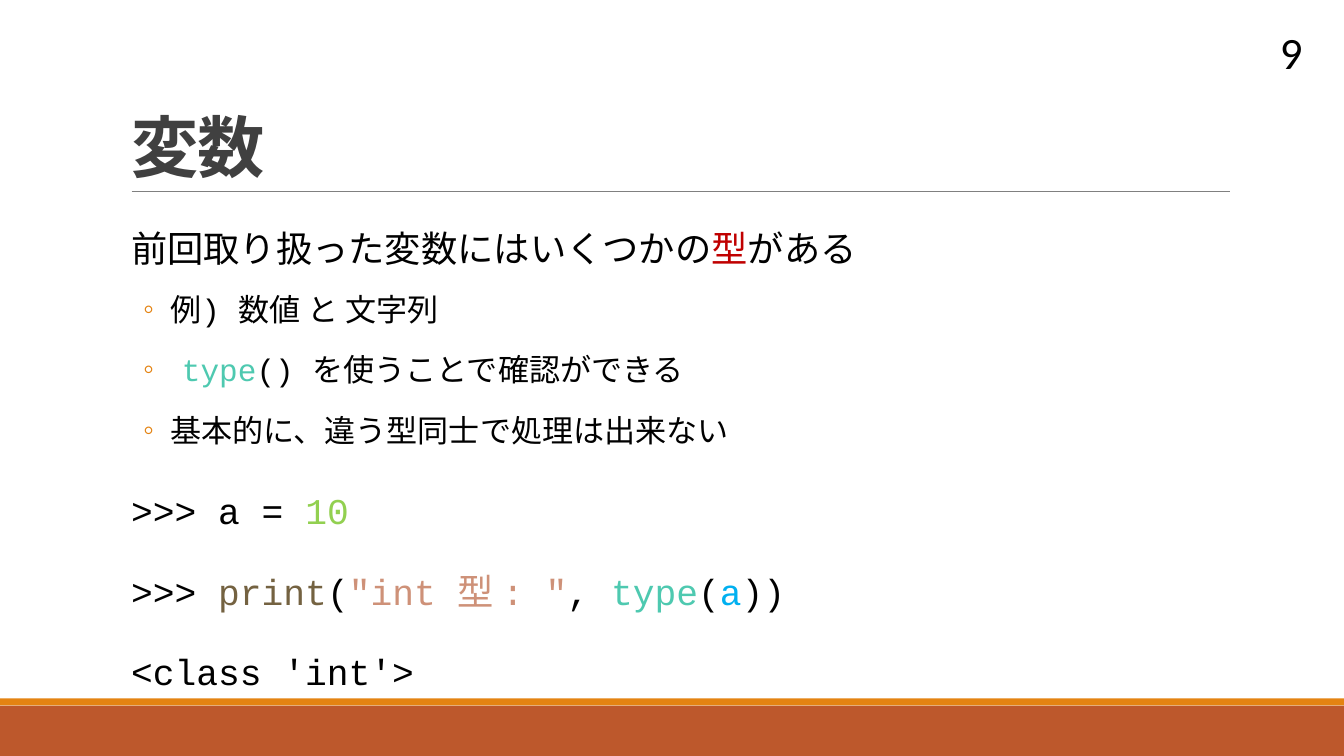
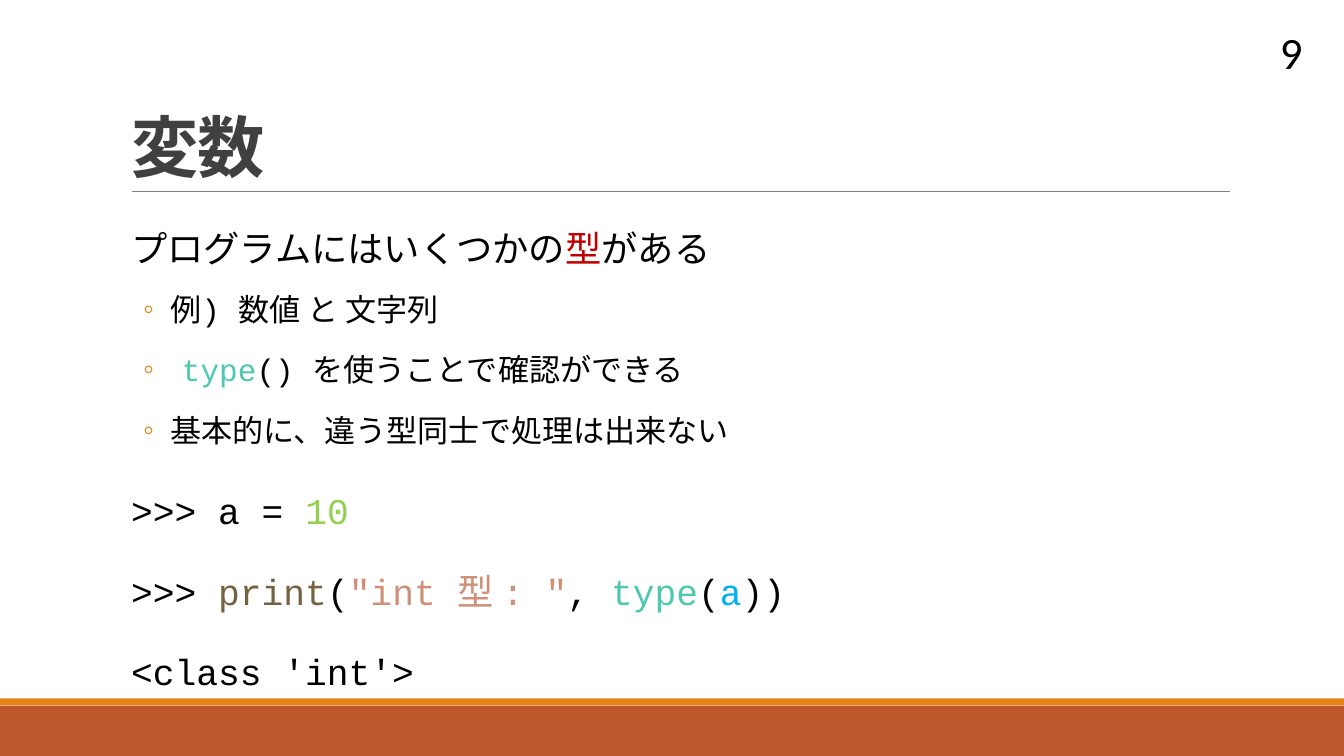
Before and after one commit to navy1634/Teach, a slide deck: slide 9 of 20230711/unit03.pptx. Drawn at 1344x756 pixels with LibreOffice and Linux fonts; fonts in the diff are those of the drawing. Boxes give left, top, right and bottom in pixels: in the first picture for what was removed or moved away, otherwise in the second. Text is boxed around its words. In the diff, an @@ line names an element or a change of style, - is before the commit and + after.

```diff
--- a/20230711/unit03.pptx
+++ b/20230711/unit03.pptx
@@ text at (x1=131, y1=231, x2=710, y2=265): text changed @@
-  前回取り扱った変数にはいくつかの型がある
+  プログラムにはいくつかの型がある
```
Also in this commit, not shown: 8 other slides changed, 1 slide removed, 1 other file.
